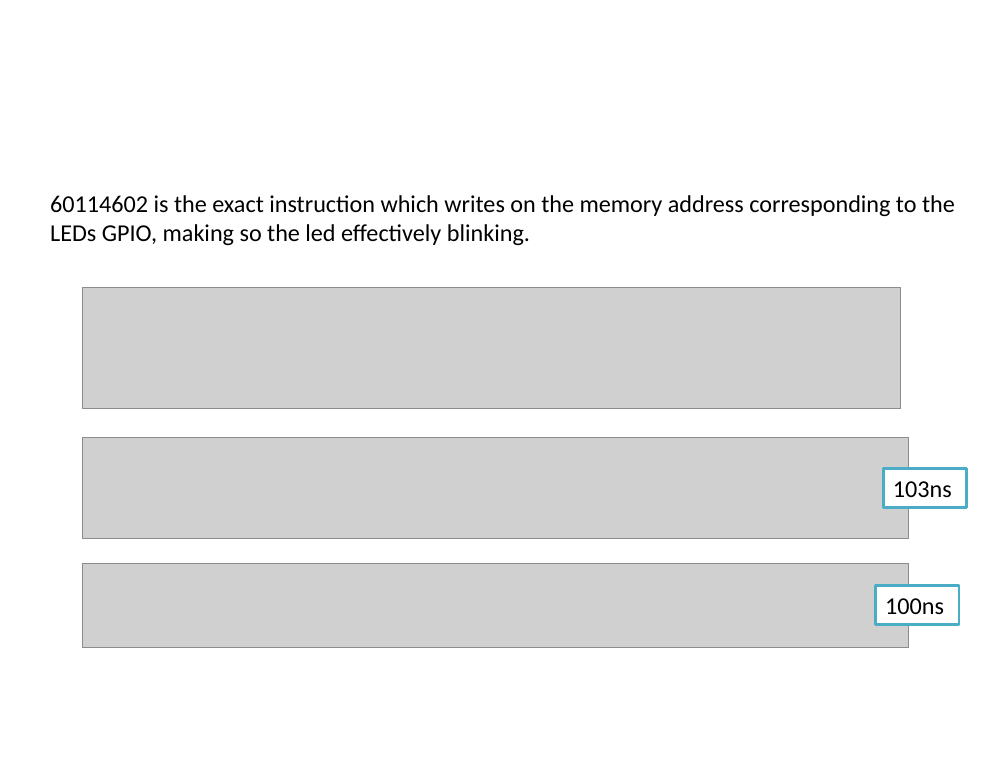
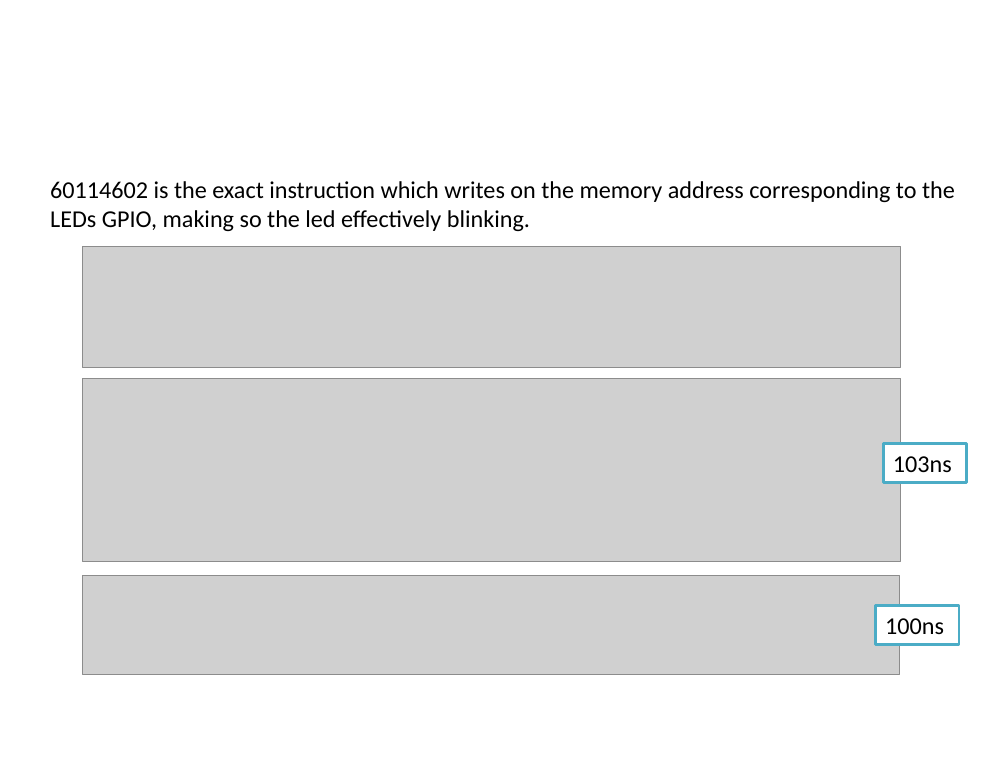
Before and after one commit to AlessiaGuzzo/ES1-project, a slide deck: slide 15 of Presentation/FinalReportPresentation.pptx (slide 12 before the commit). Drawn at 1008x757 pixels with LibreOffice and Linux fonts; fonts in the diff are those of the drawing; grey boxes stand for pictures; background and template pictures are left out. Boxes give left, top, right and bottom in pixels: in the first picture for what was removed or moved away, otherwise in the second. Text is boxed around its words. In the diff, an @@ line names an element or a change of style, - is before the commit and + after.

```diff
--- a/Presentation/FinalReportPresentation.pptx
+++ b/Presentation/FinalReportPresentation.pptx
@@ text "60114602 is the exact instruction ...": place and size @@
-text "60114602 is the exact instruction ..." at <box>50,195,955,245</box>
+text "60114602 is the exact instruction ..." at <box>50,181,955,231</box>
@@ picture: place and size @@
-picture at <box>82,287,901,408</box>
+picture at <box>82,247,901,368</box>
@@ picture: place and size @@
-picture at <box>82,437,908,538</box>
+picture at <box>82,378,901,561</box>
@@ rectangle "103ns": place and size @@
-rectangle "103ns" at <box>883,468,966,507</box>
+rectangle "103ns" at <box>883,444,966,483</box>
@@ picture: place and size @@
-picture at <box>82,563,908,647</box>
+picture at <box>82,576,900,674</box>
@@ rectangle "100ns": place and size @@
-rectangle "100ns" at <box>875,586,959,625</box>
+rectangle "100ns" at <box>875,606,959,644</box>
```
Also in this commit, not shown: 16 other slides changed, 1 slide added.
